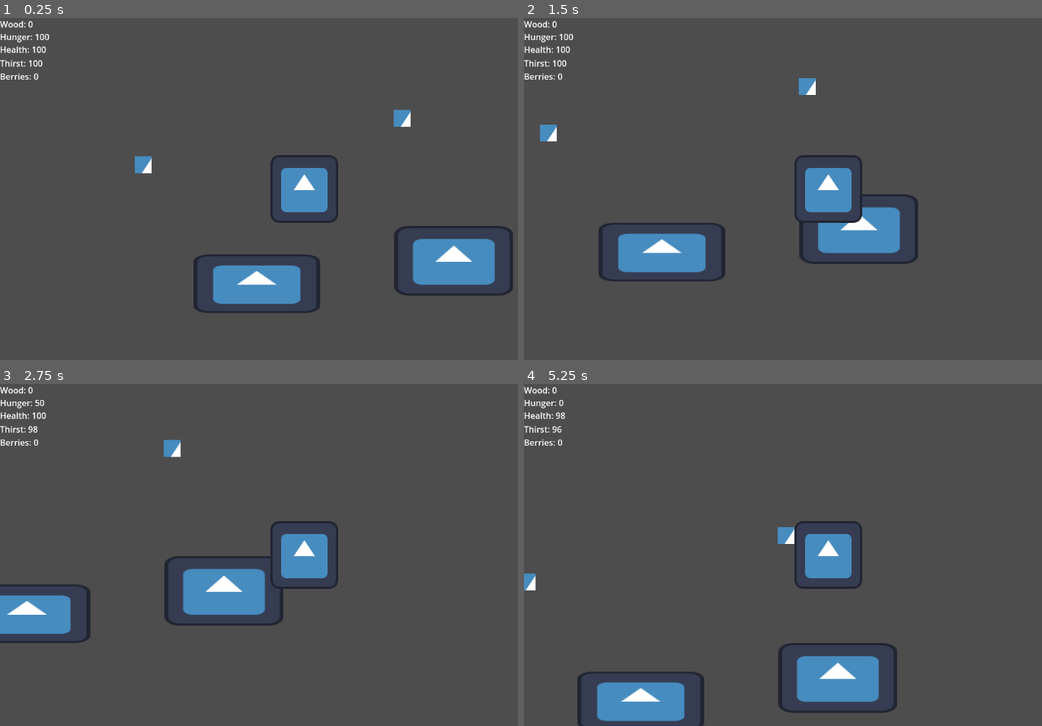
Above: before the commit, frames 1-4 (two rows, left to right).
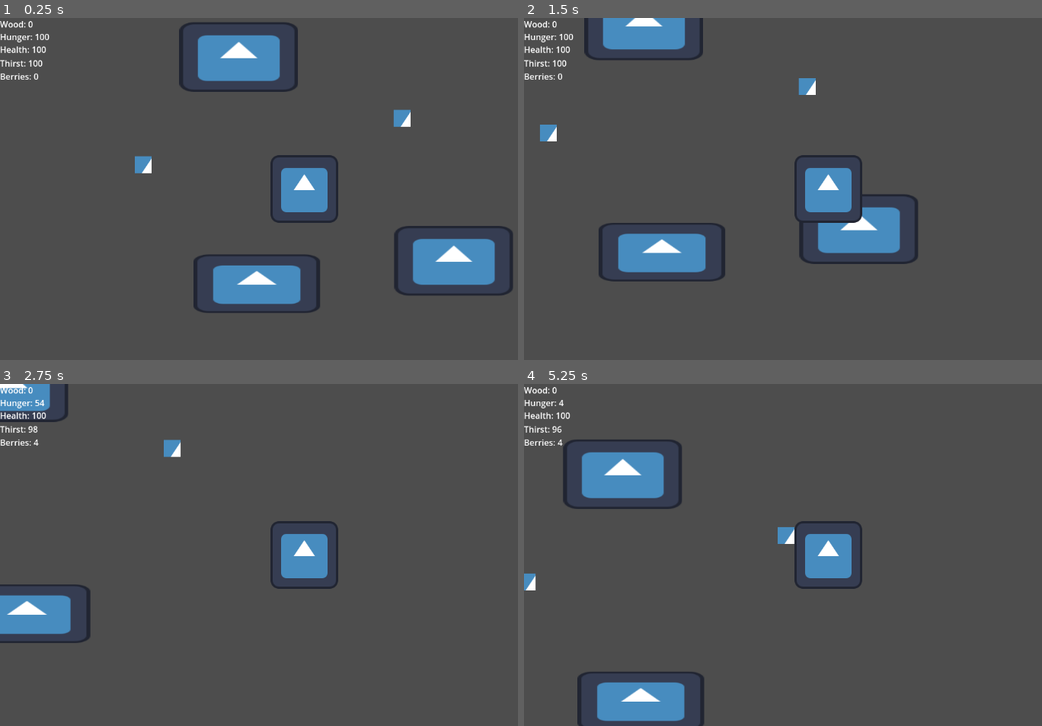
Above: after the commit, the same moments.

Repository: 7riciu/survival-game
Game: Godot game, scene res://scenes/game.tscn
Two runs of this game, one before a commit and one after it. Both use one fixed random seed, a clock stepped at 60 frames per second and the inputs below. The engine's default icon, where the game draws it, is replaced by a stand-in: a white triangle on a blue panel in a dark square.
Inputs (mouse positions are in pixels of both pictures, inside the frame that each line leads up to):
- Up to frame 1 (0.25 s): no input
- Up to frame 2 (1.5 s): tap Enter at 0.5 s; move the mouse to (964, 171) at 0.52 s; hold Right (right) 0.53-1.28 s; tap E (e) at 0.6 s; move the mouse to (705, 206) at 1.27 s; hold Down (down) from 1.28 s (still down); click (705, 206) at 1.35 s
- Up to frame 3 (2.75 s): tap E (e) at 1.55, 2.1 s; tap Space at 2 s; move the mouse to (362, 479) at 2.02 s; release Down (down) at 2.03 s; hold Right (right) from 2.03 s (still down)
- Up to frame 4 (5.25 s): move the mouse to (798, 623) at 2.77 s; release Right (right) at 2.78 s; hold Up (up) 2.78-3.53 s; tap Alt at 2.85 s; tap E (e) at 3.05, 3.8, 4.35 s; move the mouse to (1010, 606) at 3.52 s; hold Left (left) 3.53-5.03 s; tap Shift at 3.6 s; move the mouse to (648, 503) at 4.27 s; tap Enter at 5 s; move the mouse to (860, 555) at 5.02 s; hold Down (down) from 5.03 s (still down); click (860, 555) at 5.1 s

The runs differ from the first frame. In frame 1, 2.8% of the frame differs, in the area x 34-58%, y 1-22%; in frame 2, 1.8%; in frame 3, 3.6%; in frame 4, 5.6%, in the area x 6-73%, y 4-97%.

Commit message:
Fixed the berry system and connected it to hunger

Diff:
--- a/scenes/game.tscn
+++ b/scenes/game.tscn
@@ -29,3 +29,6 @@
 position = Vector2(552, 323)
 
 [node name="Camera2D" type="Camera2D" parent="player"]
+
+[node name="bush2" parent="." instance=ExtResource("5_iywne")]
+position = Vector2(428, 73)
--- a/scripts/bush.gd
+++ b/scripts/bush.gd
@@ -1,16 +1,16 @@
 extends CharacterBody2D
 
-@onready var player = get_tree().get_first_node_in_group("player")
+@onready var hunger_ui = get_tree().get_first_node_in_group("hunger_ui")
+@onready var berry_ui = get_tree().get_first_node_in_group("berry_ui")
 @onready var bush_area = $Area2D
 
 var berry_on_bush = 20
 var has_berry = true
 
 func _process(_delta: float) -> void:
-	if berry_on_bush < 1:
-		has_berry = false
-
-func berry_collect():
-	if has_berry:
-		berry_on_bush -= 2
-		player.berry_eat()
+	if bush_area.can_collect_berry and berry_on_bush > 0 and Input.is_action_just_pressed("e"):
+		berry_on_bush -= 10
+		berry_ui.berry_collect()
+		hunger_ui.hunger_increase_by_berry()
+	elif berry_on_bush <= 0:
+		queue_free()
--- a/scripts/hunger_ui.gd
+++ b/scripts/hunger_ui.gd
@@ -5,3 +5,7 @@
 func hunger_decrease_by_time():
 	hunger -= 50
 	self.text = "Hunger: " + str(hunger)
+
+func hunger_increase_by_berry():
+	hunger += 2
+	self.text = "Hunger: " + str(hunger)
--- a/scripts/player.gd
+++ b/scripts/player.gd
@@ -1,8 +1,6 @@
 extends CharacterBody2D
 
 @onready var tree = get_tree().get_nodes_in_group("tree")
-@onready var bush_area = get_tree().get_nodes_in_group("bush_area")
-@onready var bush = get_tree().get_nodes_in_group("bush")
 @onready var health_ui = get_tree().get_first_node_in_group("health_ui")
 @onready var hunger_ui = get_tree().get_first_node_in_group("hunger_ui")
 @onready var thirst_ui = get_tree().get_first_node_in_group("thirst_ui")
@@ -48,8 +46,3 @@
 	while hunger_ui.hunger <= 0 and health_ui.health >= 20 or thirst_ui.thirst <= 0 and health_ui.health >= 20:
 		await get_tree().create_timer(1).timeout
 		health_ui.health_decrese_by_hunger()
-
-func berry_collect():
-	if Input.is_action_just_pressed("e") and bush_area.can_collect_berry and bush.has_berry:
-		berry_ui.berry_collect()
-		bush.berry_collect()
